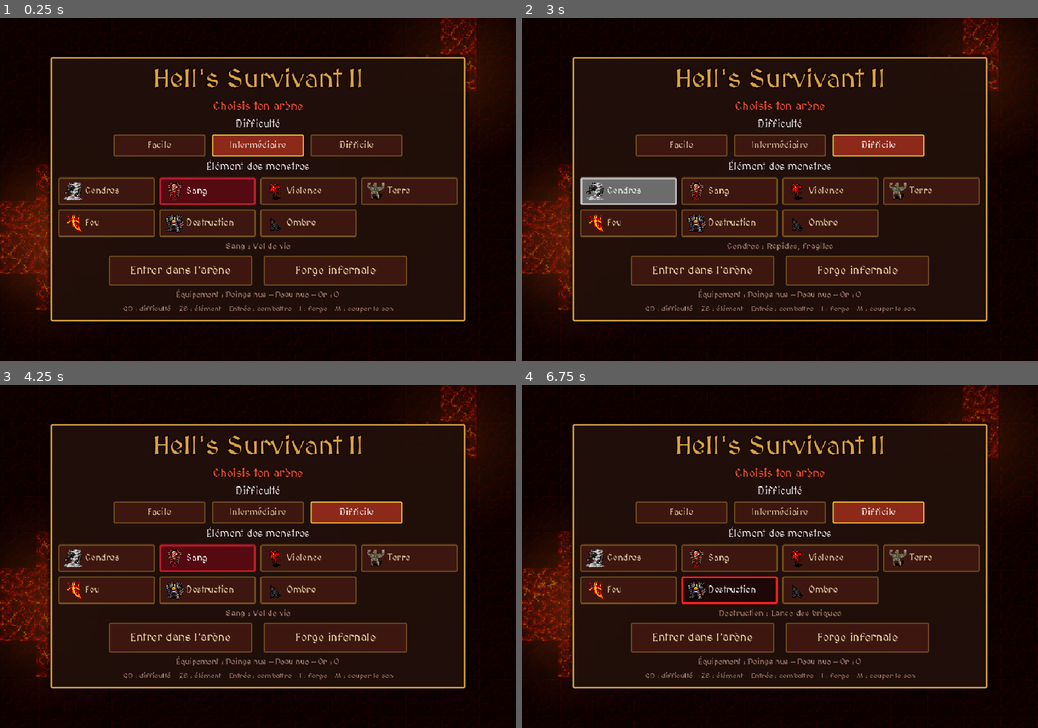
Above: before the commit, frames 1-4 (two rows, left to right).
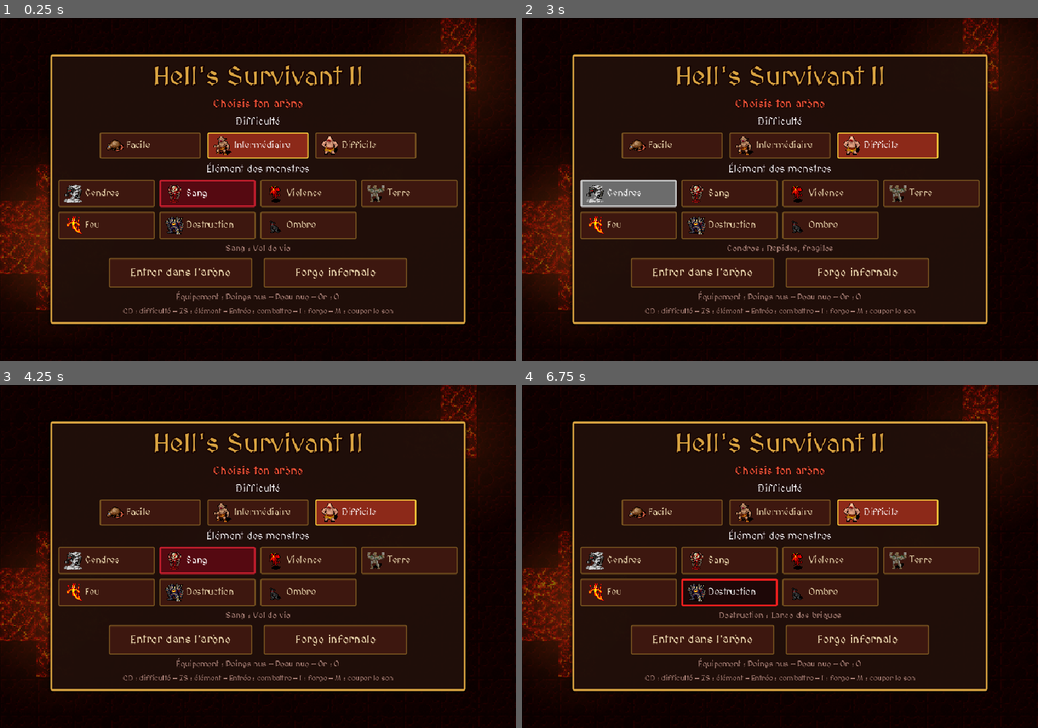
Above: after the commit, the same moments.

Repository: Gungagungi/games
Game: Godot game, scene res://scenes/main.tscn
Same seed, same stepped clock (60 frames per second), same inputs: the game is played once before the commit and once after it.
Inputs:
- Up to frame 1 (0.25 s): no input
- Up to frame 2 (3 s): click "Facile" at 0.5 s; click "Intermédiaire" at 1.25 s; click "Difficile" at 2 s; click "Cendres" at 2.75 s
- Up to frame 3 (4.25 s): click "Sang" at 3.5 s
- Up to frame 4 (6.75 s): click "Violence" at 4.25 s; click "Terre" at 5 s; click "Feu" at 5.75 s; click "Destruction" at 6.5 s

The runs differ from the first frame. In frame 1, 12% of the frame differs, in the area x 9-91%, y 9-90%; in frame 2, 12%; in frame 3, 11%; in frame 4, 12%.

Commit message:
hells-survivant-2 : une icône par difficulté dans le menu
Les boutons Facile, Intermédiaire et Difficile portent un sprite comme
ceux des éléments, chargé depuis assets/sprites/ui/difficulty_<id>.png.
Boutons élargis à 176×46 pour que l'icône tienne à côté du texte.

Rat, orc et ogre ne disent rien de l'enfer : ils sont choisis pour
s'échelonner lisiblement en taille à 32 px, sans se confondre avec les
sprites d'élément juste en dessous.

Co-Authored-By: Claude Opus 5 <noreply@anthropic.com>
Claude-Session: https://claude.ai/code/session_01Vd8NwgX5tnJdmDvxStsucG

Diff:
--- a/hells-survivant-2/godot/scenes/ui/main_menu.gd
+++ b/hells-survivant-2/godot/scenes/ui/main_menu.gd
@@ -39,7 +39,10 @@
 	diffs.add_theme_constant_override("separation", 12)
 	box.add_child(diffs)
 	for id in Data.DIFFICULTY_ORDER:
-		var b := UiTheme.button(Data.DIFFICULTIES[id]["label"], Vector2(160, 38))
+		# Même présentation que les éléments : sprite à gauche, texte aligné.
+		var b := UiTheme.button(Data.DIFFICULTIES[id]["label"], Vector2(176, 46))
+		b.icon = load("res://assets/sprites/ui/difficulty_%s.png" % id)
+		b.alignment = HORIZONTAL_ALIGNMENT_LEFT
 		b.toggle_mode = true
 		b.pressed.connect(_pick_difficulty.bind(id))
 		diffs.add_child(b)
Binary file added: hells-survivant-2/godot/assets/sprites/ui/difficulty_difficile.png
Not shown, added: hells-survivant-2/godot/assets/sprites/ui/difficulty_difficile.png.import
Binary file added: hells-survivant-2/godot/assets/sprites/ui/difficulty_facile.png
Not shown, added: hells-survivant-2/godot/assets/sprites/ui/difficulty_facile.png.import
Binary file added: hells-survivant-2/godot/assets/sprites/ui/difficulty_intermediaire.png
Not shown, added: hells-survivant-2/godot/assets/sprites/ui/difficulty_intermediaire.png.import
Not shown, changed: hells-survivant-2/CLAUDE.md
Not shown, changed: hells-survivant-2/CREDITS.md
